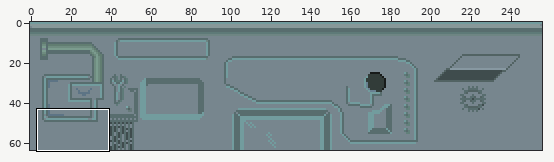
Two states of a pixel-art file, ASSETS/Platforms/MetalPlatform01.aseprite. The picture above shows the old version from afar; the outline marks the close-up.
Close-up. Before the edit:
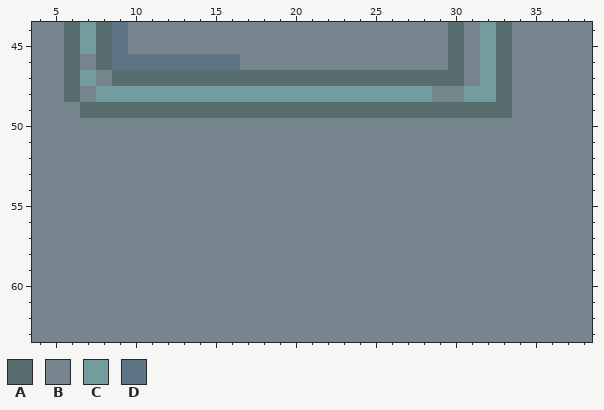
256x64 pixels, 1 frame. Colours within 5 levels of each other are drawn and written as one. Shown: x 4..38, y 44..63. The commit also changed other parts of the picture, which this record leaves out.
Visible layers, top first: "Layer 6", "Layer 5", "Layer 4", "Layer 3", "Layer 2", "Layer 1".
Palette (. is transparent): A #586d6e  B #77868e  C #729c9e  D #5d7485
Pixels before, first column x 4:
44 BBACADBBBBBBBBBBBBBBBBBBBBABCABBBBB
45 BBACADBBBBBBBBBBBBBBBBBBBBABCABBBBB
46 BBABADDDDDDDDBBBBBBBBBBBBBABCABBBBB
47 BBACBAAAAAAAAAAAAAAAAAAAAAABCABBBBB
48 BBABCCCCCCCCCCCCCCCCCCCCCBBCCABBBBB
49 BBBAAAAAAAAAAAAAAAAAAAAAAAAAAABBBBB
50 BBBBBBBBBBBBBBBBBBBBBBBBBBBBBBBBBBB
51 BBBBBBBBBBBBBBBBBBBBBBBBBBBBBBBBBBB
52 BBBBBBBBBBBBBBBBBBBBBBBBBBBBBBBBBBB
53 BBBBBBBBBBBBBBBBBBBBBBBBBBBBBBBBBBB
54 BBBBBBBBBBBBBBBBBBBBBBBBBBBBBBBBBBB
55 BBBBBBBBBBBBBBBBBBBBBBBBBBBBBBBBBBB
56 BBBBBBBBBBBBBBBBBBBBBBBBBBBBBBBBBBB
57 BBBBBBBBBBBBBBBBBBBBBBBBBBBBBBBBBBB
58 BBBBBBBBBBBBBBBBBBBBBBBBBBBBBBBBBBB
59 BBBBBBBBBBBBBBBBBBBBBBBBBBBBBBBBBBB
60 BBBBBBBBBBBBBBBBBBBBBBBBBBBBBBBBBBB
61 BBBBBBBBBBBBBBBBBBBBBBBBBBBBBBBBBBB
62 BBBBBBBBBBBBBBBBBBBBBBBBBBBBBBBBBBB
63 BBBBBBBBBBBBBBBBBBBBBBBBBBBBBBBBBBB
Once edited:
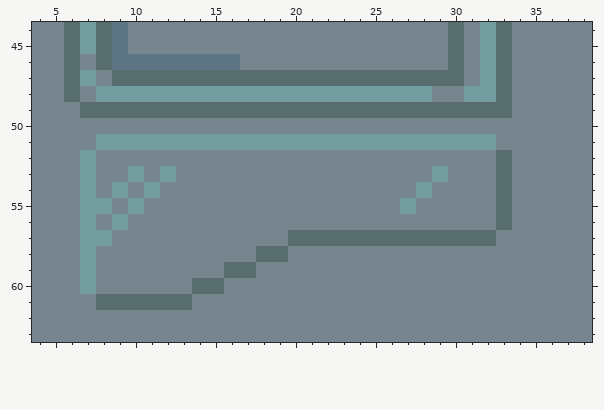
The exact change:
layer "Layer 7" added
Layer "Layer 7":
y 51: x 8..32 BBBBBBBBBBBBBBBBBBBBBBBBB -> CCCCCCCCCCCCCCCCCCCCCCCCC
y 52: x 7 B -> C; x 33 B -> A
y 53: x 7 B -> C; x 10 B -> C; x 12 B -> C; x 29 B -> C; x 33 B -> A
y 54: x 7 B -> C; x 9 B -> C; x 11 B -> C; x 28 B -> C; x 33 B -> A
y 55: x 7..8 BB -> CC; x 10 B -> C; x 27 B -> C; x 33 B -> A
y 56: x 7 B -> C; x 9 B -> C; x 33 B -> A
y 57: x 7..8 BB -> CC; x 20..32 BBBBBBBBBBBBB -> AAAAAAAAAAAAA
y 58: x 7 B -> C; x 18..19 BB -> AA
y 59: x 7 B -> C; x 16..17 BB -> AA
y 60: x 7 B -> C; x 14..15 BB -> AA
y 61: x 8..13 BBBBBB -> AAAAAA
Pixel boxes of the changes (left, top, right, bottom) in both close-ups:
changed: (80, 134, 512, 310)
